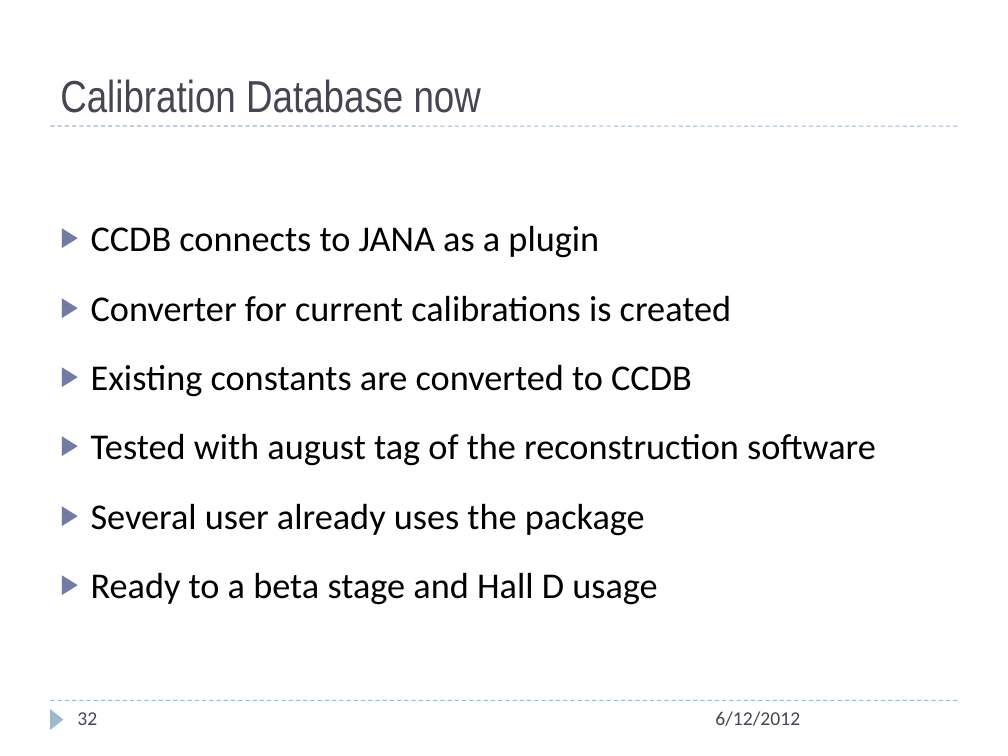
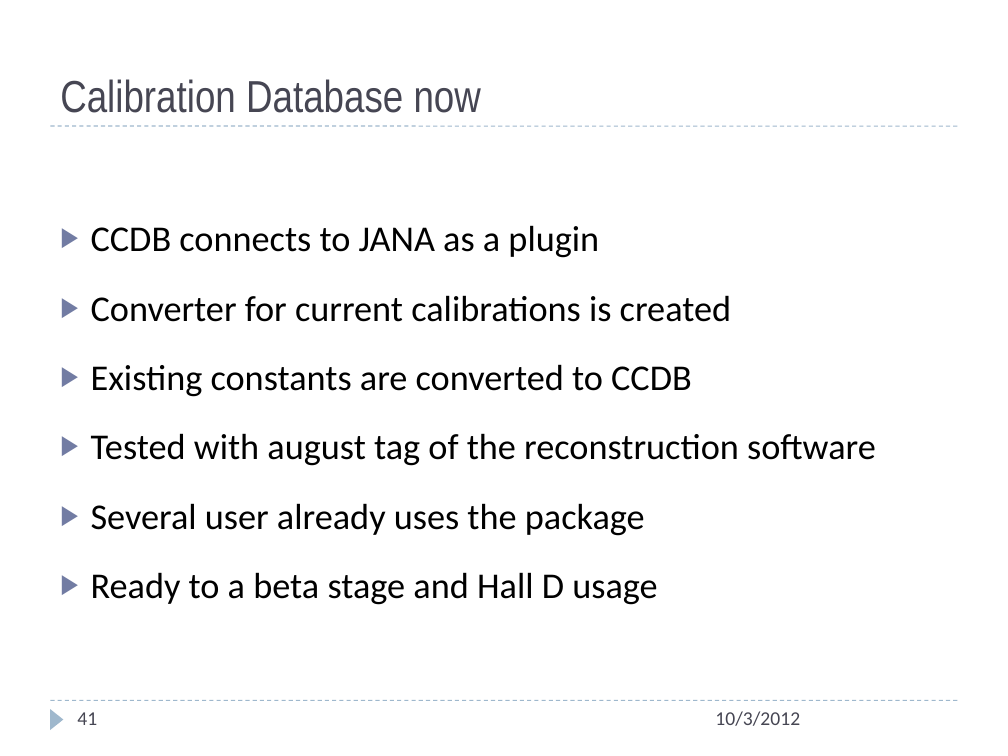
Before and after one commit to JeffersonLab/ccdb, a slide deck: slide 41 of doc/ccdb_design_romanovda_10_06_2011.pptx (slide 32 before the commit). Drawn at 1008x756 pixels with LibreOffice and Linux fonts; fonts in the diff are those of the drawing. Boxes give left, top, right and bottom in pixels: in the first picture for what was removed or moved away, otherwise in the second. Text is boxed around its words. In the diff, an @@ line names an element or a change of style, - is before the commit and + after.

```diff
--- a/doc/ccdb_design_romanovda_10_06_2011.pptx
+++ b/doc/ccdb_design_romanovda_10_06_2011.pptx
@@ page number at <box>77,712,97,725</box>: text changed @@
-32
+41
@@ text at <box>715,711,800,726</box>: text changed @@
-6/12/2012
+10/3/2012
```
Also in this commit, not shown: 34 other slides changed, 9 slides added, 10 other files.
